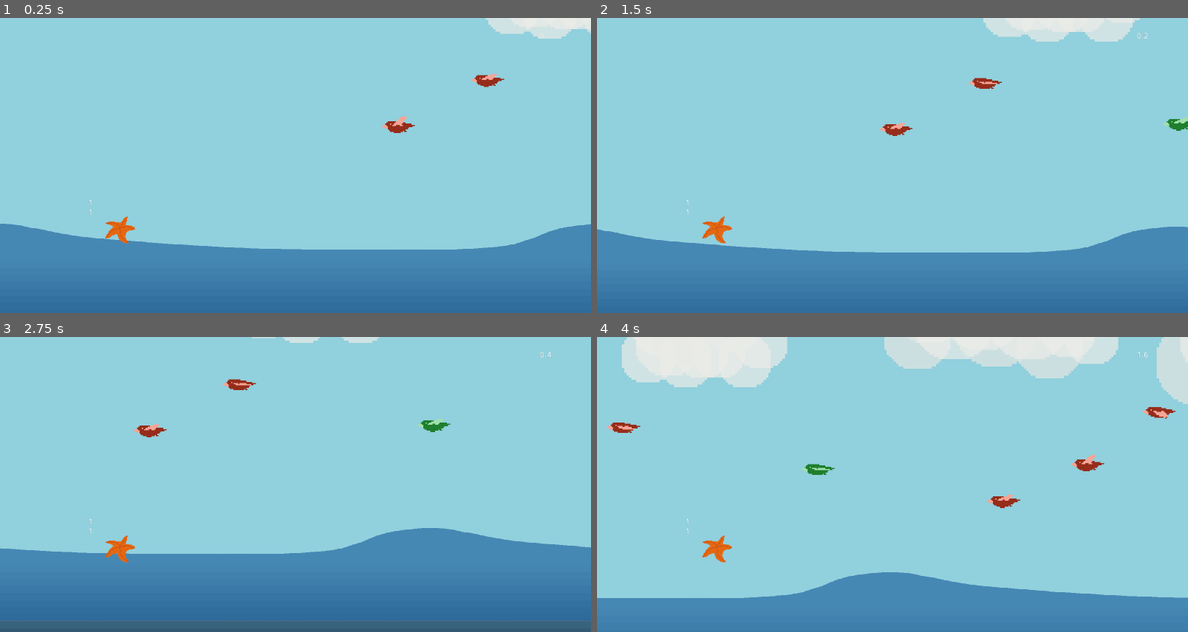
Above: before the commit, frames 1-4 (two rows, left to right).
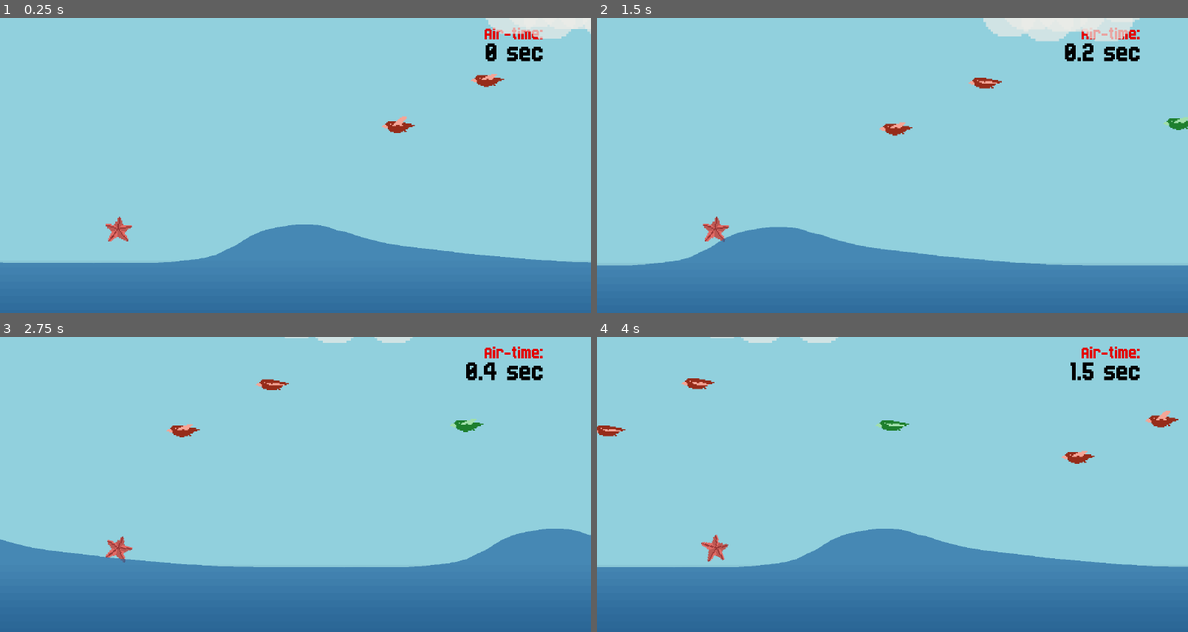
Above: after the commit, the same moments.

Repository: nickesc/projectStarfish
Game: Godot game, scene res://scenes/Main.tscn
The game is run twice, just before and just after one commit, with the same random seed, the same clock (stepped at 60 frames per second) and the same inputs.
Inputs (mouse positions are in pixels of both pictures, inside the frame that each line leads up to):
- Up to frame 1 (0.25 s): no input
- Up to frame 2 (1.5 s): move the mouse to (1022, 150) at 0.52 s; press the mouse at (1022, 150) at 0.53 s; hold D (starfish_right) 0.53-1.28 s; move the mouse to (774, 180) at 1.27 s; release the mouse at (774, 180) at 1.28 s; hold S (starfish_down) from 1.28 s (still down); tap Space (throw_selection) at 1.35 s
- Up to frame 3 (2.75 s): move the mouse to (354, 419) at 2.02 s; release S (starfish_down) at 2.03 s; press the mouse at (354, 419) at 2.03 s; hold D (starfish_right) from 2.03 s (still down)
- Up to frame 4 (4 s): move the mouse to (862, 543) at 2.77 s; release D (starfish_right) at 2.78 s; release the mouse at (862, 543) at 2.78 s; hold W (starfish_up) 2.78-3.53 s; tap Space (throw_selection) at 2.85 s; move the mouse to (1069, 528) at 3.52 s; press the mouse at (1069, 528) at 3.53 s; hold A (starfish_left) from 3.53 s (still down)

The runs differ from the first frame. In frame 1, 7.1% of the frame differs, in the area x 0-100%, y 3-83%; in frame 2, 6.8%; in frame 3, 11%; in frame 4, 25%, in the area x 0-100%, y 0-100%.

Commit message:
prototype 3 – final prototype, most core mechanics done

Diff:
--- a/scenes/Main.tscn
+++ b/scenes/Main.tscn
@@ -20,6 +20,15 @@
 [ext_resource path="res://assets/ocean/steady_wave/steady_wave_3.png" type="Texture" id=18]
 [ext_resource path="res://assets/ocean/steady_wave/steady_wave_4.png" type="Texture" id=19]
 [ext_resource path="res://assets/ocean/steady_wave/steady_wave_8.png" type="Texture" id=20]
+[ext_resource path="res://assets/fonts/Born2bSportyV2.ttf" type="DynamicFontData" id=21]
+
+[sub_resource type="DynamicFont" id=3]
+size = 48
+font_data = ExtResource( 21 )
+
+[sub_resource type="DynamicFont" id=4]
+size = 32
+font_data = ExtResource( 21 )
 
 [sub_resource type="AnimatedTexture" id=2]
 flags = 2
@@ -67,22 +76,6 @@
 region_enabled = true
 region_rect = Rect2( 0, 0, 256, 512 )
 
-[node name="OceanParallax" type="ParallaxLayer" parent="ParallaxBackground"]
-motion_mirroring = Vector2( 1024, 0 )
-script = ExtResource( 11 )
-
-[node name="Sprite" type="Sprite" parent="ParallaxBackground/OceanParallax"]
-position = Vector2( 503, 393 )
-scale = Vector2( 1, 0.5 )
-texture = SubResource( 2 )
-
-[node name="AnimatedSprite" type="AnimatedSprite" parent="ParallaxBackground/OceanParallax"]
-visible = false
-position = Vector2( 503, 393 )
-frames = SubResource( 1 )
-animation = "steady_wave"
-playing = true
-
 [node name="Sky" type="Node2D" parent="."]
 position = Vector2( 0, -4264 )
 
@@ -191,22 +184,58 @@
 margin_top = 57.0
 margin_right = -221.0
 margin_bottom = 107.0
-text = "1"
 
 [node name="PowerLabel" type="Label" parent="Star/Camera2D"]
 margin_left = -351.0
 margin_top = 73.0
 margin_right = -311.0
 margin_bottom = 87.0
-text = "1"
 
 [node name="ScoreLabel" type="Label" parent="Star/Camera2D"]
-margin_left = 413.0
-margin_top = -226.0
-margin_right = 453.0
-margin_bottom = -212.0
-text = "0"
+margin_left = 319.0
+margin_top = -213.0
+margin_right = 418.0
+margin_bottom = -165.0
+grow_horizontal = 0
+size_flags_horizontal = 3
+custom_colors/font_color = Color( 0, 0, 0, 1 )
+custom_fonts/font = SubResource( 3 )
+text = "0 sec"
+align = 2
 script = ExtResource( 12 )
+
+[node name="ScoreLabel2" type="Label" parent="Star/Camera2D"]
+margin_left = 319.0
+margin_top = -238.0
+margin_right = 418.0
+margin_bottom = -190.0
+grow_horizontal = 0
+size_flags_horizontal = 3
+custom_colors/font_color = Color( 0.890196, 0, 0, 1 )
+custom_fonts/font = SubResource( 4 )
+text = "Air-time:"
+align = 2
+
+[node name="ParallaxBackground2" type="ParallaxBackground" parent="."]
+layer = 1
+
+[node name="OceanParallax" type="ParallaxLayer" parent="ParallaxBackground2"]
+motion_scale = Vector2( 2, 1 )
+motion_mirroring = Vector2( 1024, 0 )
+script = ExtResource( 11 )
+
+[node name="Sprite" type="Sprite" parent="ParallaxBackground2/OceanParallax"]
+position = Vector2( 503, 408 )
+scale = Vector2( 1, 0.75 )
+texture = SubResource( 2 )
+
+[node name="AnimatedSprite" type="AnimatedSprite" parent="ParallaxBackground2/OceanParallax"]
+visible = false
+position = Vector2( 503, 393 )
+frames = SubResource( 1 )
+animation = "steady_wave"
+frame = 1
+playing = true
 
 [node name="Walters" type="Node2D" parent="."]
 position = Vector2( 394, 321 )
--- /dev/null
+++ b/scenes/ScoreLabel.gd
@@ -0,0 +1,6 @@
+extends Label
+
+
+
+func _on_Star_score_change(score):
+    text = str(score)
--- a/scenes/star/Star.tscn
+++ b/scenes/star/Star.tscn
@@ -10,16 +10,22 @@
 [ext_resource path="res://src/states/Idle.gd" type="Script" id=8]
 [ext_resource path="res://src/star/ThrowingVectorLine.gd" type="Script" id=9]
 
-[sub_resource type="SpriteFrames" id=1]
+[sub_resource type="SpriteFrames" id=3]
 animations = [ {
 "frames": [ ExtResource( 1 ) ],
 "loop": true,
-"name": "default",
+"name": "idle",
 "speed": 5.0
 } ]
 
 [sub_resource type="CircleShape2D" id=2]
-radius = 24.0
+radius = 19.0263
+
+[sub_resource type="Curve" id=4]
+_data = [ Vector2( 0, 0 ), 0.0, 0.0, 0, 0, Vector2( 1, 1 ), 0.0, 0.0, 0, 0 ]
+
+[sub_resource type="Gradient" id=5]
+colors = PoolColorArray( 1, 0.607843, 0, 0.588235, 1, 0, 0, 0.588235 )
 
 [node name="Star" type="KinematicBody2D"]
 script = ExtResource( 2 )
@@ -29,7 +35,9 @@
 dev = true
 
 [node name="AnimatedSprite" type="AnimatedSprite" parent="."]
-frames = SubResource( 1 )
+scale = Vector2( 2, 2 )
+frames = SubResource( 3 )
+animation = "idle"
 
 [node name="CollisionShape2D" type="CollisionShape2D" parent="."]
 shape = SubResource( 2 )
@@ -54,6 +62,9 @@
 script = ExtResource( 6 )
 
 [node name="ThrowingVectorLine" type="Line2D" parent="."]
+width = 8.0
+width_curve = SubResource( 4 )
+gradient = SubResource( 5 )
 script = ExtResource( 9 )
 
 [node name="ScoreTimer" type="Timer" parent="."]
--- a/src/star/ScoreLabel.gd
+++ b/src/star/ScoreLabel.gd
@@ -3,4 +3,4 @@
 
 
 func _on_Star_score_change(score):
-    text = str(score)
+    text = str(score) + " sec"
--- a/src/star/Star.gd
+++ b/src/star/Star.gd
@@ -175,7 +175,7 @@
 func movement_cleanup(velocity):
 
     #position_vector = Vector2(position.x, position.y)
-
+    $AnimatedSprite.rotation = velocity.angle()
 
     if (position.y >= 400):
          change_state("Fallen")
--- a/src/states/Flying.gd
+++ b/src/states/Flying.gd
@@ -5,14 +5,10 @@
 #var last_flying_release = {"right":false, "left":false, "down":false, "up":false}
 var vector_modifier = Vector2.ZERO
 
+var active_movement_modifiers = {"right":false, "left": false, "down": false, "up": false}
+
 # Virtual function. Receives events from the `_unhandled_input()` callback
 func handle_input(event: InputEvent) -> void:
-    #var release = false
-
-    print("input")
-
-    var initial_velocity = Vector2(star.next_velocity.x, star.next_velocity.y)
-    var modified_velocity = initial_velocity
 
     var curr_flying_inputs = {
                             "right_press":event.is_action_pressed("starfish_right"),
@@ -24,46 +20,53 @@
                             "down_release":event.is_action_released("starfish_down"),
                             "up_release":event.is_action_released("starfish_up")
                             }
-    #var curr_flying_release = {"right":event.is_action_released("starfish_right"), "left":event.is_action_released("starfish_left"), "down":event.is_action_released("starfish_down"), "up":event.is_action_released("starfish_up")}
-    #var flying_inputs = [event.is_action_pressed("starfish_right"), event.is_action_pressed("starfish_left"), event.is_action_pressed("starfish_down")]
+
+    if curr_flying_inputs["right_press"] and not event.is_echo():
+        active_movement_modifiers["right"] = true
+
+    if curr_flying_inputs["left_press"] and not event.is_echo():
+        active_movement_modifiers["left"] = true
+
+    if curr_flying_inputs["down_press"] and not event.is_echo():
+        active_movement_modifiers["down"] = true
+
+    if curr_flying_inputs["up_press"] and not event.is_echo():
+        active_movement_modifiers["up"] = true
+
+    if curr_flying_inputs["right_release"] and not event.is_echo():
+        active_movement_modifiers["right"] = false
+        # if right is released, the permenant x speed is multiplied by 75% of the right movement modifier (if velocity_increase_reward = .75)
+        star.next_velocity.x = (star.right_flying_movement_modifier * star.velocity_increase_reward) * star.next_velocity.x
+
+    if curr_flying_inputs["left_release"] and not event.is_echo():
+        active_movement_modifiers["left"] = false
+        # if left is released, the permenant x speed is multiplied by 150% of the left movement modifier (if velocity_decrease_cost = 1.5)
+        star.next_velocity.x = (star.left_flying_movement_modifier * star.velocity_decrease_cost) * star.next_velocity.x
+
+    if curr_flying_inputs["down_release"] and not event.is_echo():
+        active_movement_modifiers["down"] = false
+
+    if curr_flying_inputs["up_release"] and not event.is_echo():
+        active_movement_modifiers["up"] = false
 
 
-    # if the star is moving in the x direction
-    if initial_velocity.x != 0:
-        # if right is pressed, multiply the modified velocity x component by the right movement modifier
-        if curr_flying_inputs["right_press"]:
-            modified_velocity.x *= star.right_flying_movement_modifier
-        # if left is pressed, multiply the modified velocity x component by the left movement modifier
-        if curr_flying_inputs["left_press"]:
-            modified_velocity.x *= star.left_flying_movement_modifier
-
-#        # if right is released, the permenant x speed is multiplied by 75% of the right movement modifier (if velocity_increase_reward = .75)
+#
 #        if curr_flying_inputs["right_release"]:
 #            #release = true
 #            vector_modifier.x = 0
 #            star.next_velocity.x = (star.right_flying_movement_modifier * star.velocity_increase_reward) * star.next_velocity.x
-#        # if left is released, the permenant x speed is multiplied by 150% of the left movement modifier (if velocity_decrease_cost = 1.5)
+#
 #        if curr_flying_inputs["left_release"]:
 #            #release = true
 #            vector_modifier.x = 0
 #            star.next_velocity.x = (star.left_flying_movement_modifier * star.velocity_decrease_cost) * star.next_velocity.x
 
-    # if the star is moving in the y direction
-    if initial_velocity.y !=0:
-        # if down is pressed
-        if curr_flying_inputs["down_press"]:
-            # if the star is moving down, multiply the modified velocity y component by the down movement modifier
-            if modified_velocity.y > 0:
-                modified_velocity.y *= star.down_movement_modifier
-            # if the star is moving up, multiply the modified velocity y component by the down movement modifier
-            else:
-                modified_velocity.y /= star.down_movement_modifier
-#        if curr_flying_inputs["down_release"]:
-#            vector_modifier.y = 0
 
 
-    # set the vector modifier
-    vector_modifier = modified_velocity - initial_velocity
+
+
+
+
 
 
 # Virtual function. Called by the state machine upon changing the active state
@@ -78,6 +81,34 @@
 # Virtual function. Corresponds to the `_physics_process()` callback
 func physics_update(delta: float) -> void:
 
+    var initial_velocity = Vector2(star.next_velocity.x, star.next_velocity.y)
+    var modified_velocity = initial_velocity
+
+    # if the star is moving in the x direction
+    if initial_velocity.x != 0:
+        # if right is pressed, multiply the modified velocity x component by the right movement modifier
+        if active_movement_modifiers["right"]:
+            modified_velocity.x *= star.right_flying_movement_modifier
+        # if left is pressed, multiply the modified velocity x component by the left movement modifier
+        if active_movement_modifiers["left"]:
+            modified_velocity.x *= star.left_flying_movement_modifier
+
+    # if the star is moving in the y direction
+    if initial_velocity.y !=0:
+        # if down is pressed
+        if active_movement_modifiers["down"]:
+            # if the star is moving down, multiply the modified velocity y component by the down movement modifier
+            if modified_velocity.y > 0:
+                modified_velocity.y *= star.down_movement_modifier
+            # if the star is moving up, multiply the modified velocity y component by the down movement modifier
+            else:
+                modified_velocity.y /= star.down_movement_modifier
+#        if curr_flying_inputs["down_release"]:
+#            vector_modifier.y = 0
+
+    # set the vector modifier
+    vector_modifier = modified_velocity - initial_velocity
+
     #var modified_velocity = star.next_velocity + vector_modifier
 
     var last_velocity = star.normal_physics(star.next_velocity.x, star.next_velocity.y, vector_modifier, delta)
Binary file added: assets/fonts/Born2bSportyV2.ttf
Binary file changed: assets/star/star.png
Binary file added: assets/star/star_old.png
Not shown, added: assets/star/star_old.png.import
Not shown, added: build/html5/prototype3/starfish.apple-touch-icon.png.import
Not shown, added: build/html5/prototype3/starfish.icon.png.import
Not shown, added: build/html5/prototype3/starfish.png.import
Not shown: 1 places in scenes/Main.tscn that only renumber resources
Not shown: 1 places in scenes/star/Star.tscn that only renumber resources
Not shown, added: assets/star/star.psd
Not shown, added: build/html5/prototype3/serve.py
Not shown, added: build/html5/prototype3/starfish.apple-touch-icon.png
(and 10 more such lines)
